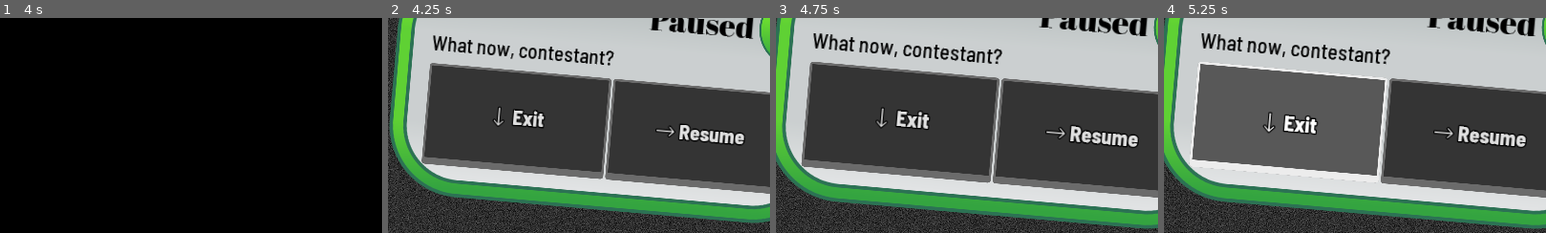
Above: before the commit, frames 1-4 (left to right).
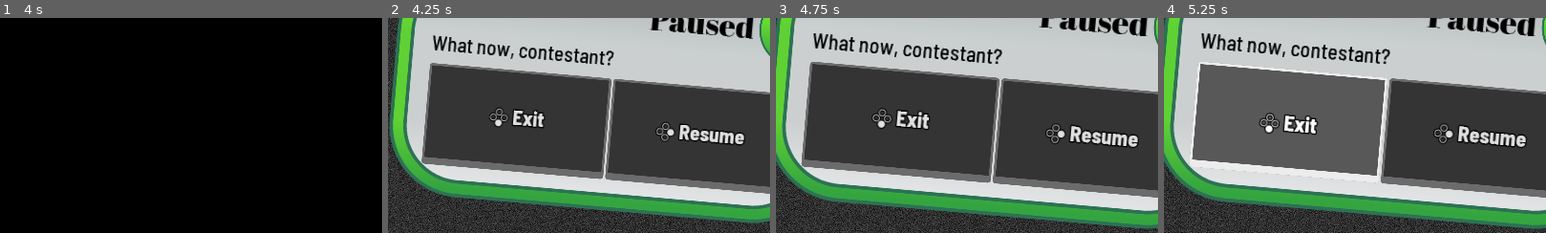
Above: after the commit, the same moments.

Repository: JapanYoshi/salty
Game: Godot game, scene res://Episode.tscn
The game is run twice, just before and just after one commit, with the same random seed, the same clock (stepped at 60 frames per second) and the same inputs. This scene is started directly instead of the project's main scene. Sound files missing from this copy of the repository are replaced by a short silence.
Inputs (mouse positions are % of the whole screen's width and height, from its top left):
- Up to frame 1 (4 s): tap Enter (ui_accept) at 0.5, 0.77, 1.25, 1.52, 2, 2.75, 3.02, 3.5, 3.77 s; move the mouse to (45, 70) at 0.52 s; hold U (signup2) 0.53-1.28 s; hold Q (signup0) 0.53-2.03 s; click (45, 70) at 0.67 s; move the mouse to (80, 65) at 1.27 s; tap O (signup2b) at 1.35 s; move the mouse to (20, 35) at 2.02 s; hold Left (ui_left) 2.03-3.53 s; tap G at 2.1 s; move the mouse to (55, 50) at 2.77 s; tap V at 2.85 s; click (55, 50) at 2.92 s; move the mouse to (35, 25) at 3.52 s; hold Down (ui_down) from 3.53 s (still down); tap B at 3.6 s
- Up to frame 2 (4.25 s): keep holding Down (ui_down); tap Escape (ui_cancel) at 4.15 s
- Up to frame 3 (4.75 s): move the mouse to (72, 45) at 4.27 s; release Down (ui_down) at 4.28 s; hold Right (ui_right) from 4.28 s (still down); tap N at 4.35 s; tap Enter (ui_accept) at 4.52 s
- Up to frame 4 (5.25 s): move the mouse to (30, 55) at 5.02 s; release Right (ui_right) at 5.03 s; hold Q (signup0) from 5.03 s (still down); tap I at 5.1 s; click (30, 55) at 5.17 s
The pictures show only the part of the screen within x 23-73%, y 32-82%; the shares and areas given below are measured in that part.

Frame 1 is identical in both runs. In frame 2, 0.4% of the frame differs, in the area x 26-75%, y 41-58%; in frame 3, 0.4%; in frame 4, 0.5%, in the area x 24-76%, y 43-59%.
Error in both runs: Invalid get index 'episode_data' (on base: 'Dictionary'). (res://Episode.gd:46)

Commit message:
quitting a game closes the room properly

Diff:
--- a/Episode.tscn
+++ b/Episode.tscn
@@ -1897,7 +1897,6 @@
 
 [node name="Pause" type="ColorRect" parent="."]
 pause_mode = 2
-visible = false
 material = SubResource( 11 )
 anchor_right = 1.0
 anchor_bottom = 1.0
@@ -1991,9 +1990,6 @@
 custom_colors/font_outline_modulate = Color( 0, 0, 0, 0 )
 custom_fonts/font = ExtResource( 11 )
 text = "You have paused 0 time(s) this game."
-__meta__ = {
-"_edit_use_anchors_": false
-}
 
 [node name="HBoxContainer" type="HBoxContainer" parent="Pause/NinePatchRect"]
 anchor_top = 1.0
@@ -2003,9 +1999,6 @@
 margin_top = -232.0
 margin_right = -64.0
 margin_bottom = -56.0
-__meta__ = {
-"_edit_use_anchors_": false
-}
 
 [node name="Button2" type="Button" parent="Pause/NinePatchRect/HBoxContainer"]
 margin_right = 318.0
@@ -2016,7 +2009,7 @@
 custom_styles/pressed = ExtResource( 17 )
 custom_styles/focus = ExtResource( 18 )
 custom_styles/normal = ExtResource( 15 )
-text = "↓ Exit"
+text = "㍜ Exit"
 __meta__ = {
 "_edit_use_anchors_": false
 }
@@ -2031,7 +2024,7 @@
 custom_styles/pressed = ExtResource( 17 )
 custom_styles/focus = ExtResource( 18 )
 custom_styles/normal = ExtResource( 15 )
-text = "→ Resume"
+text = "㍝ Resume"
 __meta__ = {
 "_edit_use_anchors_": false
 }
--- a/Pause.gd
+++ b/Pause.gd
@@ -74,6 +74,9 @@
 
 func quit():
 	if anim.get_playing_speed() or !visible: return
+	if Ws.connected:
+		Ws.close_room()
+		Ws._disconnect(1000, "Game quit from pause menu.")
 	get_tree().change_scene("res://Title.tscn")
 	get_tree().paused = false
 
